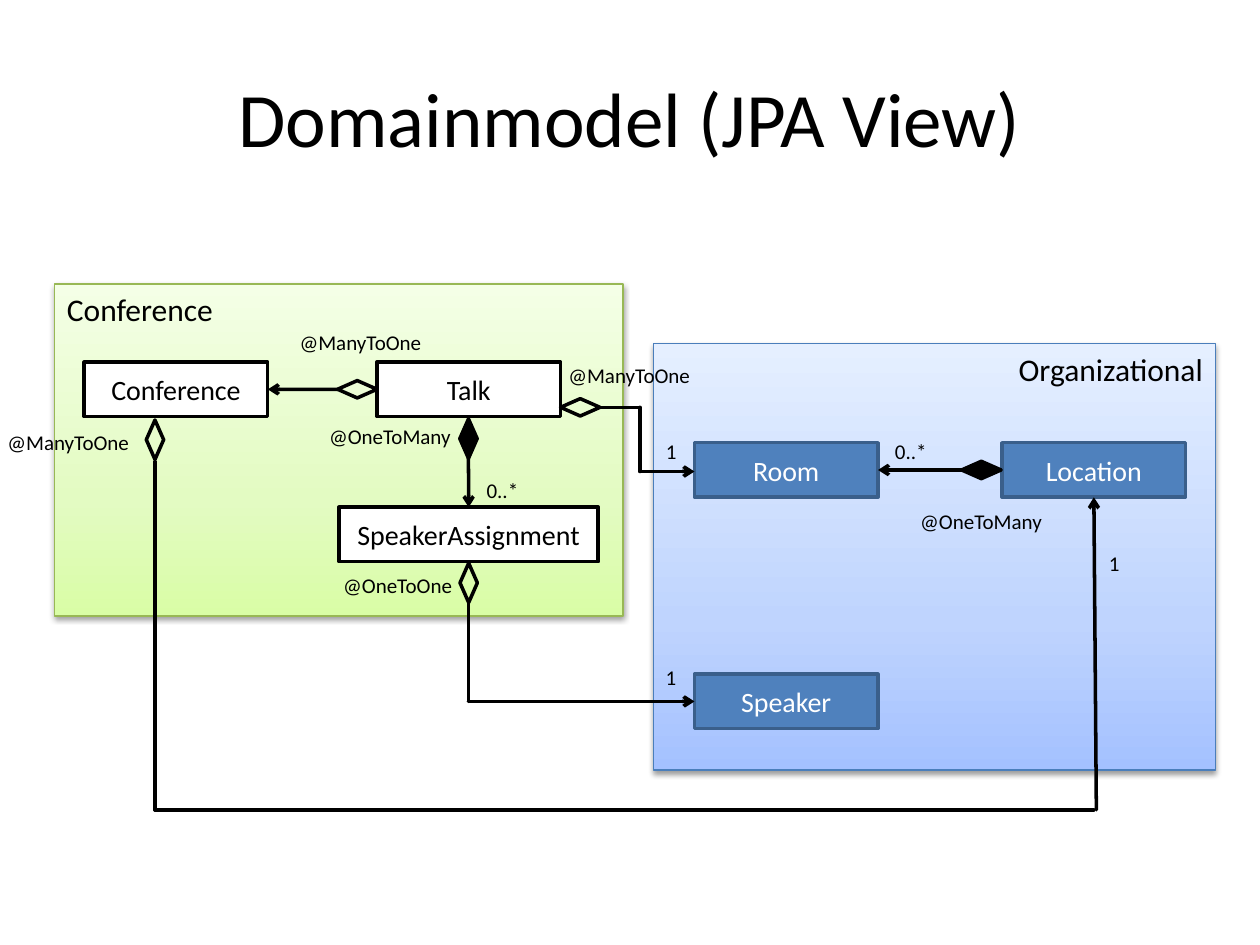
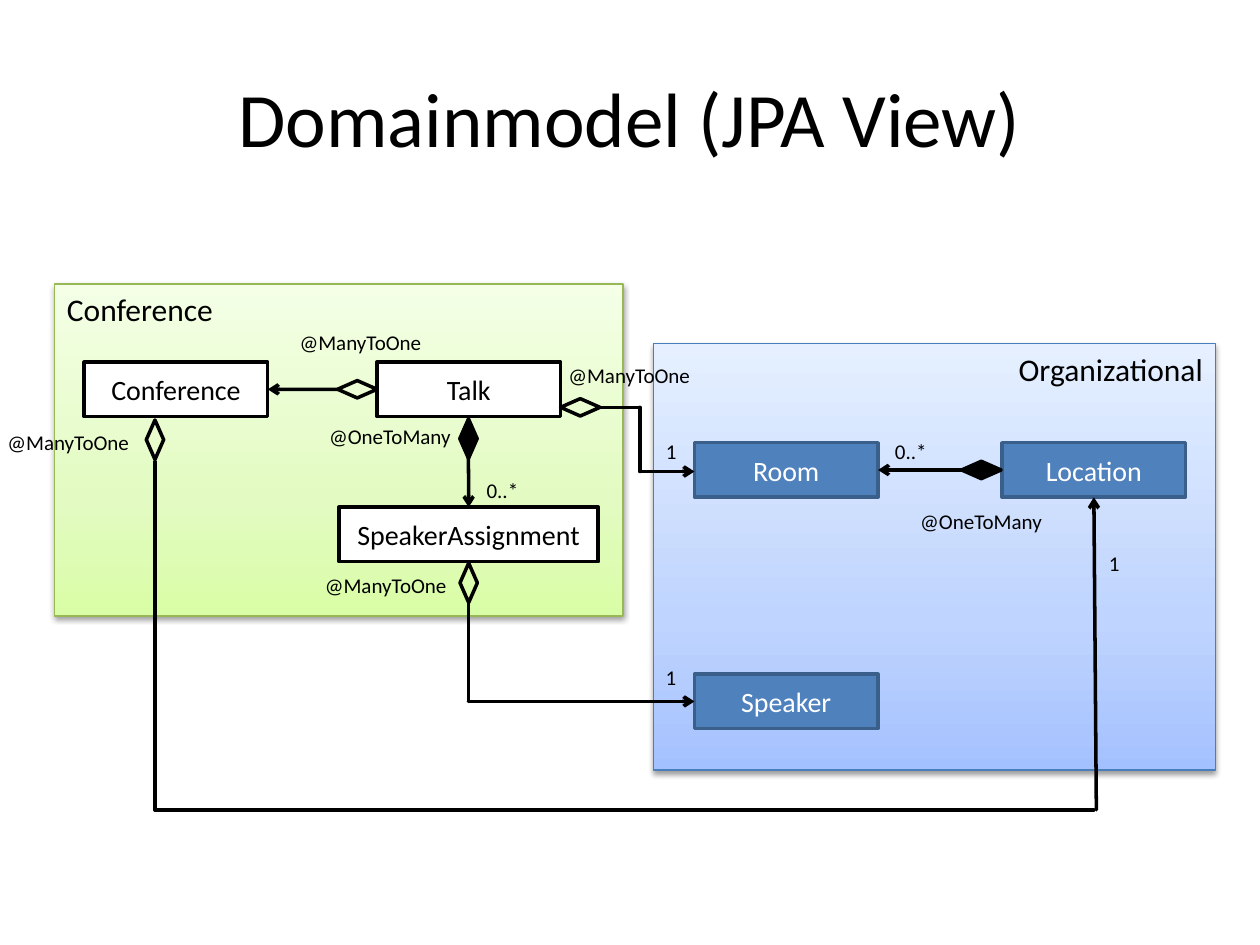
Before and after one commit to jweismueller/geecon, a slide deck: slide 5 of geecon-dist/doc/geecon.pptx. Drawn at 1260x945 pixels with LibreOffice and Linux fonts; fonts in the diff are those of the drawing; background and template pictures are left out. Boxes give left, top, right and bottom in pixels: in the first picture for what was removed or moved away, otherwise in the second. Text is boxed around its words. In the diff, an @@ line names an element or a change of style, - is before the commit and + after.

```diff
--- a/geecon-dist/doc/geecon.pptx
+++ b/geecon-dist/doc/geecon.pptx
@@ text at bbox=[325, 579, 447, 597]: text changed @@
-@OneToOne
+@ManyToOne
```
Also in this commit, not shown: 7 other files.
